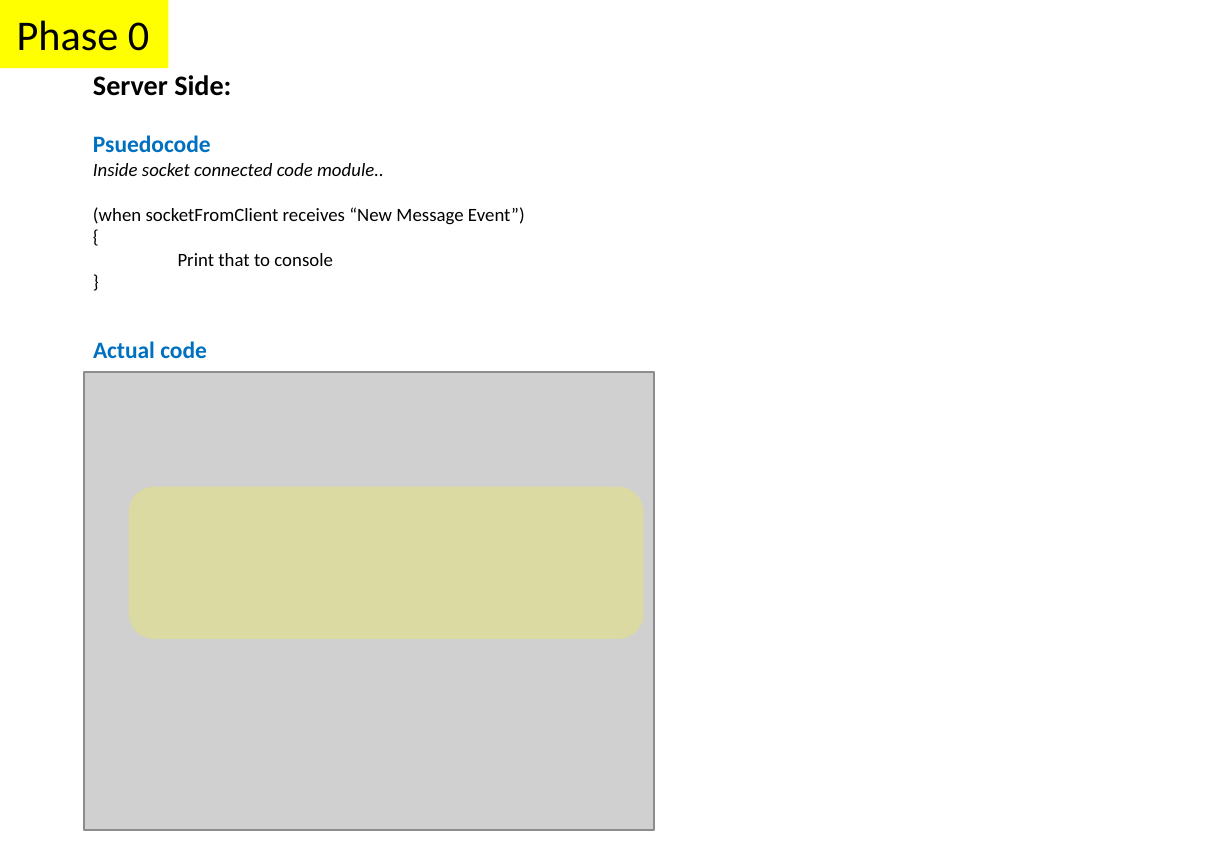
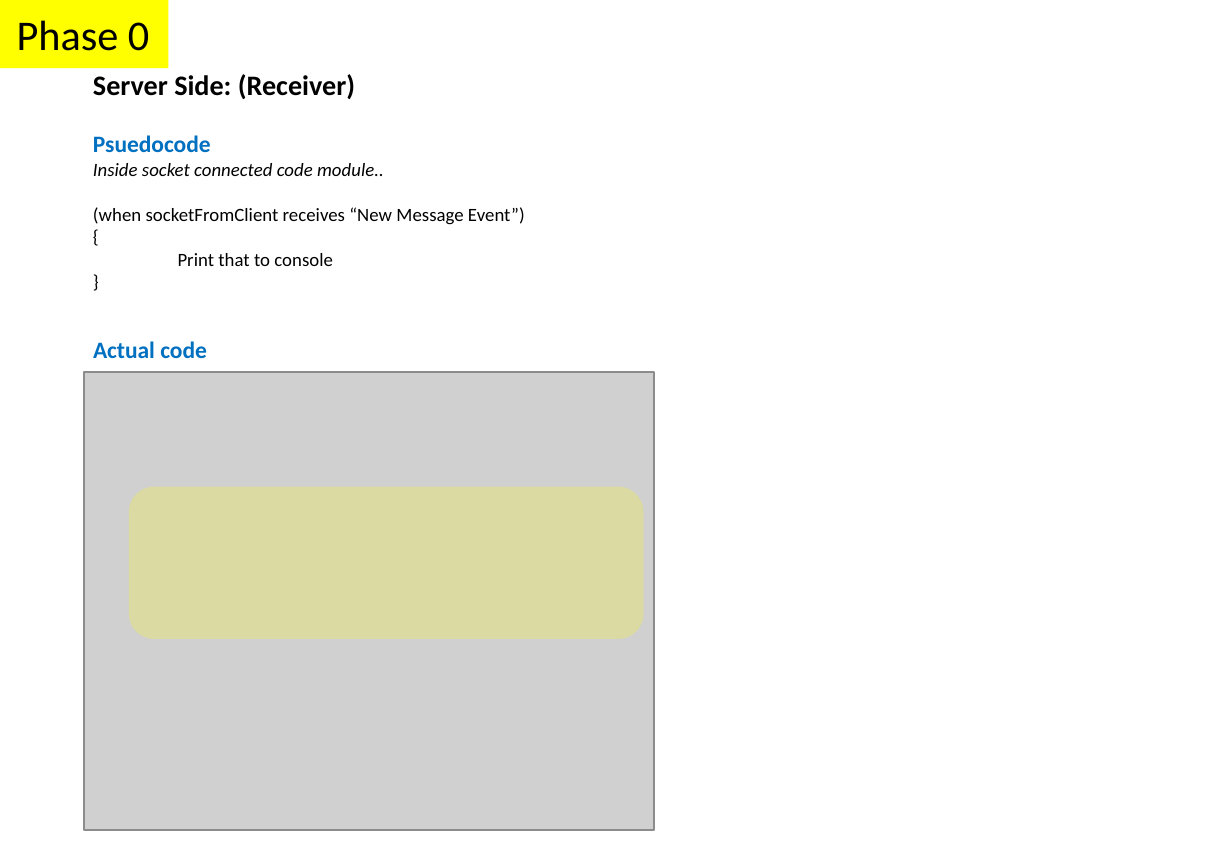
Before and after one commit to parthi2929/awesome-socket-io, a slide deck: slide 4 of Illustrations.pptx. Drawn at 1232x866 pixels with LibreOffice and Linux fonts; fonts in the diff are those of the drawing; grey boxes stand for pictures. Boxes give left, top, right and bottom in pixels: in the first picture for what was removed or moved away, otherwise in the second. Text is boxed around its words. In the diff, an @@ line names an element or a change of style, - is before the commit and + after.

```diff
--- a/Illustrations.pptx
+++ b/Illustrations.pptx
@@ text at <box>93,74,355,99</box>: text changed @@
-Server Side:
+Server Side: (Receiver)
```
Also in this commit, not shown: 1 other slide changed, 3 slides added, 6 other files.
